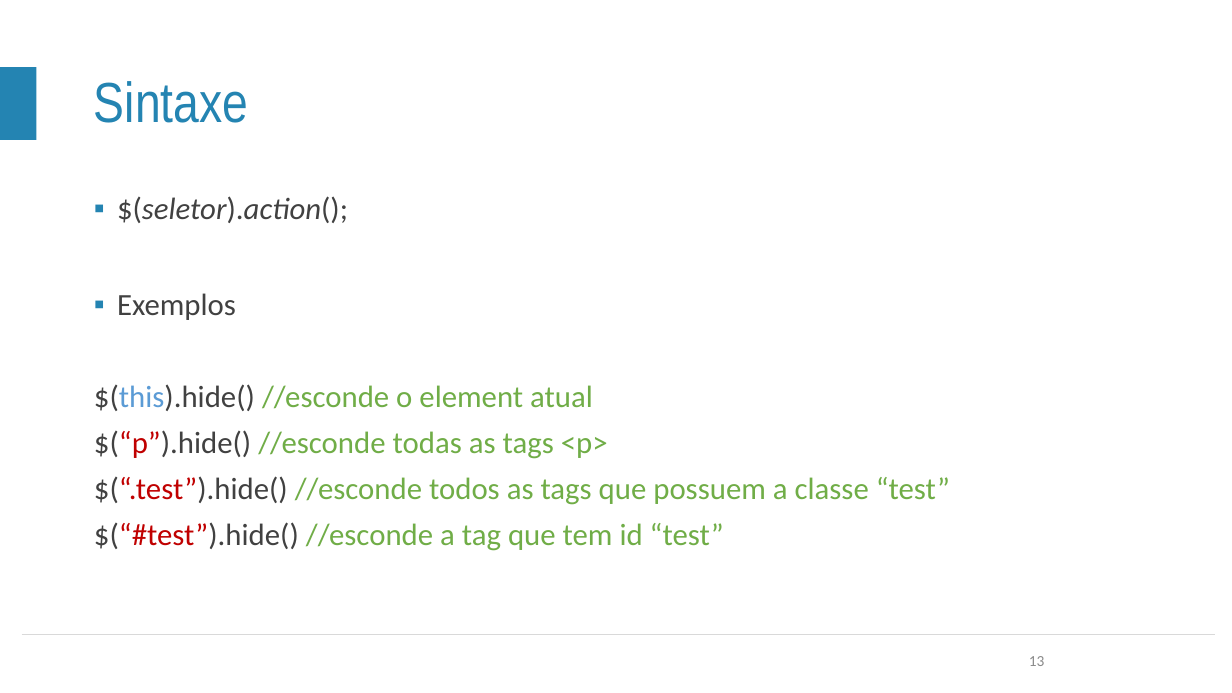
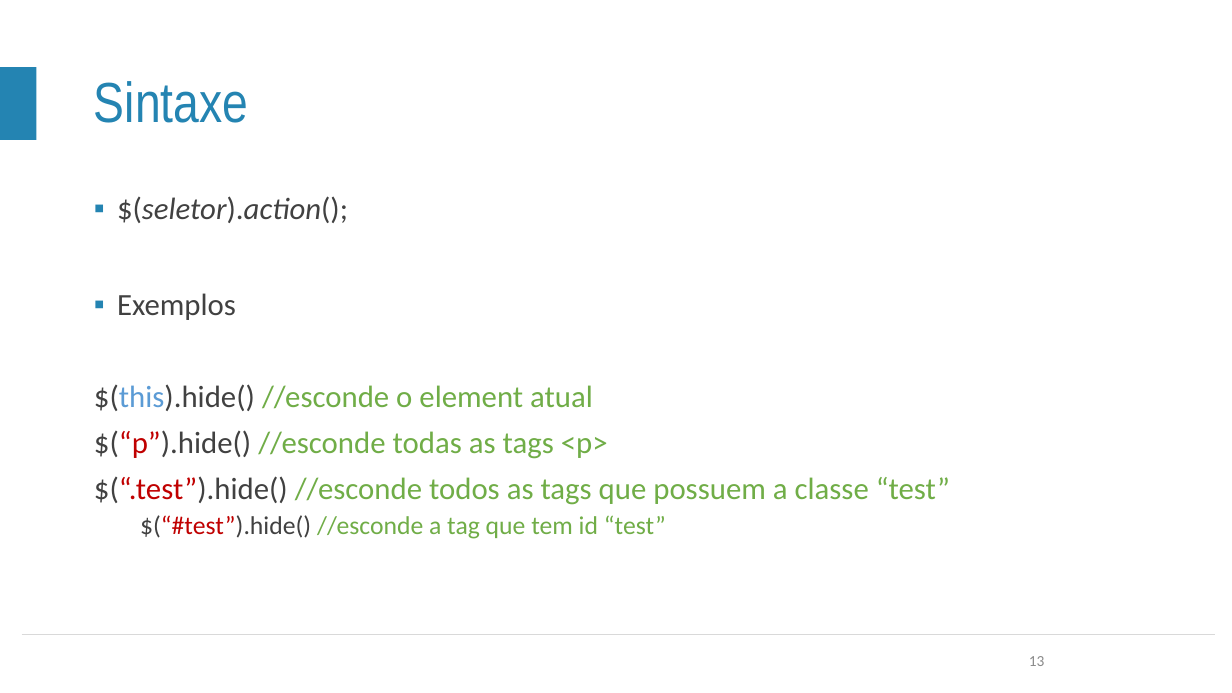
Before and after one commit to lgmf/fl-treinamento-js, a slide deck: slide 13 of parte2/Treinamento 2 - JavaScript - Parte 2 (Revisado 23.10.2017).pptx. Drawn at 1232x693 pixels with LibreOffice and Linux fonts; fonts in the diff are those of the drawing; background and template pictures are left out. Boxes give left, top, right and bottom in pixels: in the first picture for what was removed or moved away, otherwise in the second. Text is boxed around its words. In the diff, an @@ line names an element or a change of style, - is before the commit and + after.

```diff
--- a/parte2/Treinamento 2 - JavaScript - Parte 2 (Revisado 23.10.2017).pptx
+++ b/parte2/Treinamento 2 - JavaScript - Parte 2 (Revisado 23.10.2017).pptx
@@ text at (140, 515, 666, 539): size 24 to 20 pt in "$(“#test”).hide() //esconde a tag que tem id ..."; list level 1 to 2 in "$(“#test”).hide() //esconde a tag que ..." @@
```
Also in this commit, not shown: 3 other slides changed, 2 other files.
